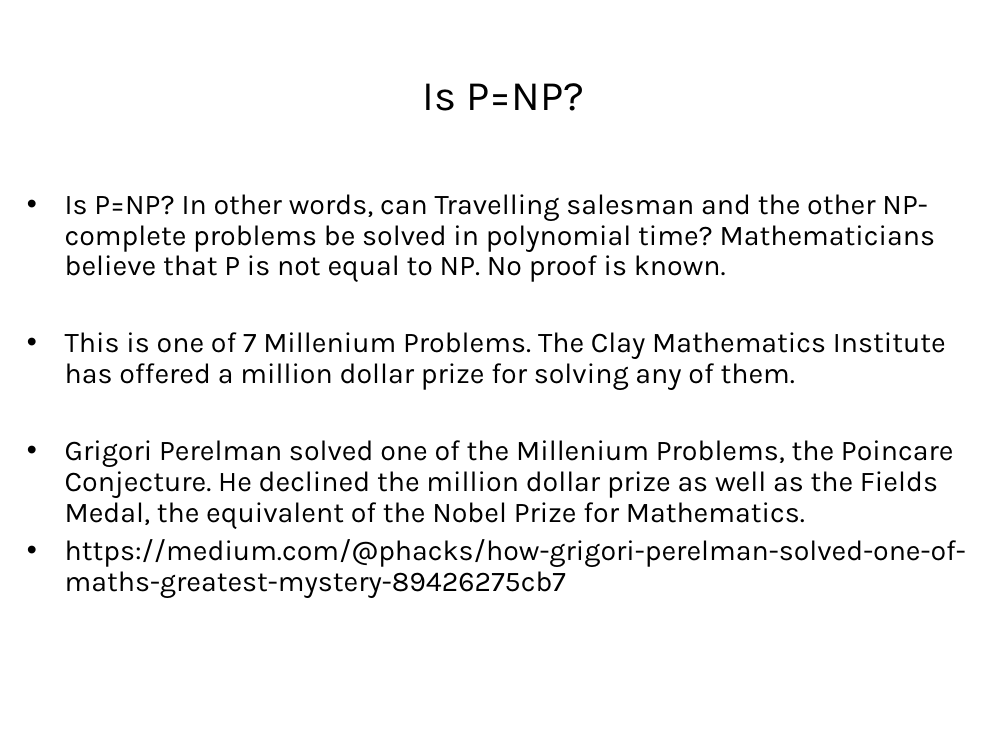
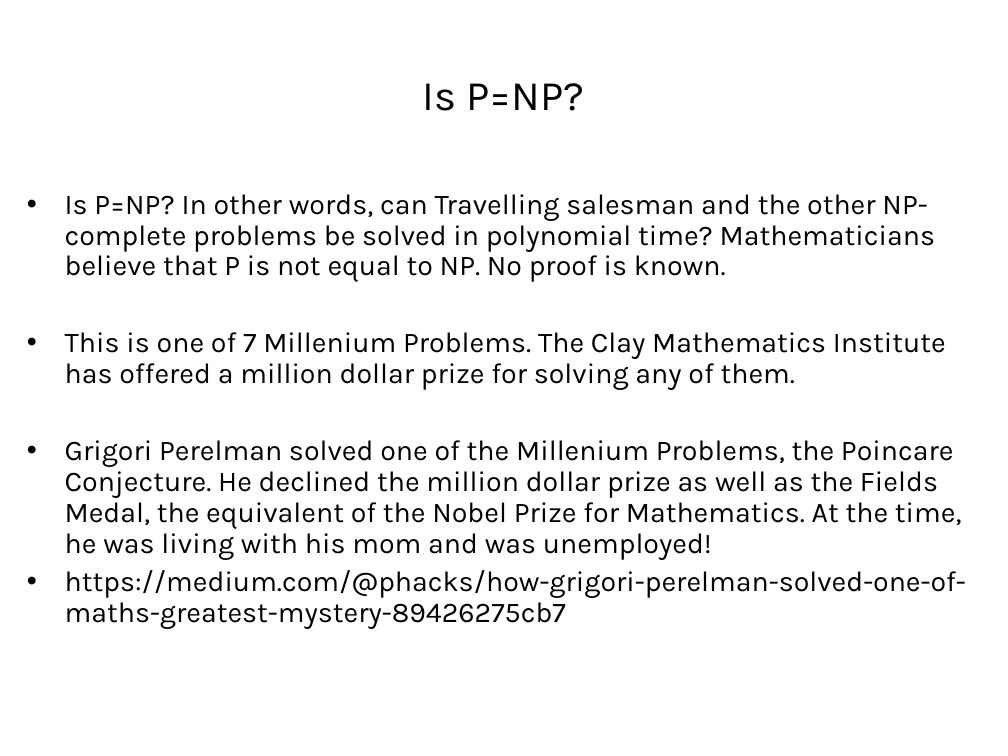
Before and after one commit to LongBaoNguyen/longbaonguyen.github.io, a slide deck: slide 28 of courses/apcsp/lecture15.ppt. Drawn at 1008x756 pixels with LibreOffice and Linux fonts; fonts in the diff are those of the drawing; background and template pictures are left out. Boxes give left, top, right and bottom in pixels: in the first picture for what was removed or moved away, otherwise in the second. Text is boxed around its words. In the diff, an @@ line names an element or a change of style, - is before the commit and + after.

```diff
--- a/courses/apcsp/lecture15.ppt
+++ b/courses/apcsp/lecture15.ppt
@@ text at [65,440,962,560]: text changed @@
-• Grigori Perelman solved one of the Millenium Problems, the Poincare Conjecture. He declined the million dollar prize as well as the Fields Medal, the equivalent of the Nobel Prize for Mathematics.
+• Grigori Perelman solved one of the Millenium Problems, the Poincare Conjecture. He declined the million dollar prize as well as the Fields Medal, the equivalent of the Nobel Prize for Mathematics. At the time, he was living with his mom and was unemployed!
```
Also in this commit, not shown: 1 other slide changed, 13 other files.
